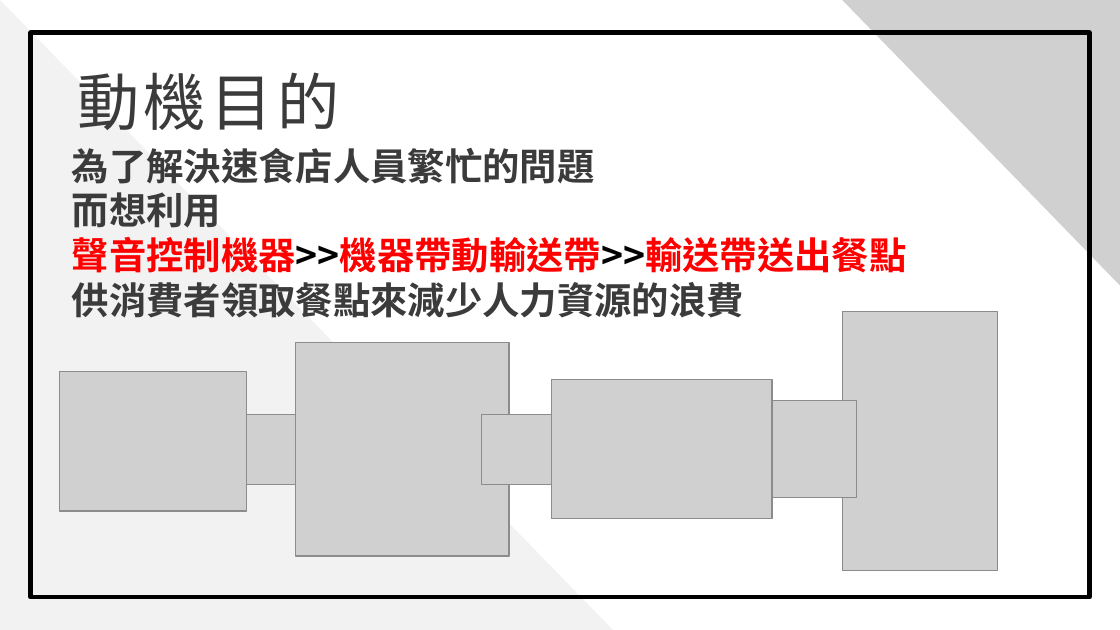
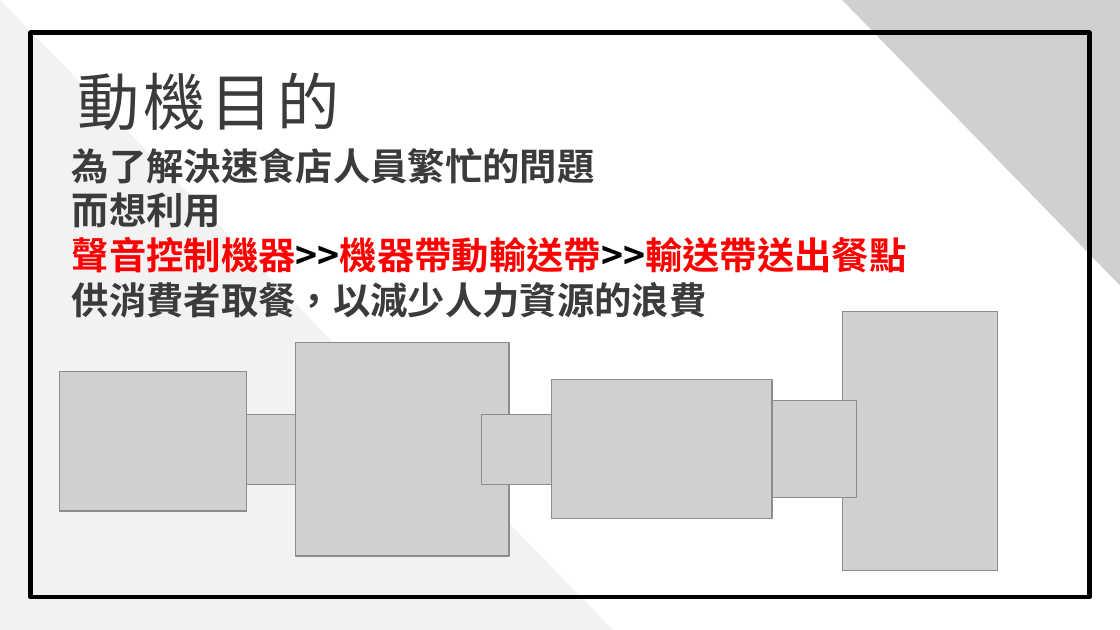
Before and after one commit to 0451030/108_SE_Team8, a slide deck: slide 4 of 軟體工程_期中報告.pptx. Drawn at 1120x630 pixels with LibreOffice and Linux fonts; fonts in the diff are those of the drawing; grey boxes stand for pictures; background and template pictures are left out. Boxes give left, top, right and bottom in pixels: in the first picture for what was removed or moved away, otherwise in the second. Text is boxed around its words. In the diff, an @@ line names an element or a change of style, - is before the commit and + after.

```diff
--- a/軟體工程_期中報告.pptx
+++ b/軟體工程_期中報告.pptx
@@ text at (72, 282, 707, 318): text changed @@
-供消費者領取餐點來減少人力資源的浪費
+供消費者取餐，以減少人力資源的浪費
```
